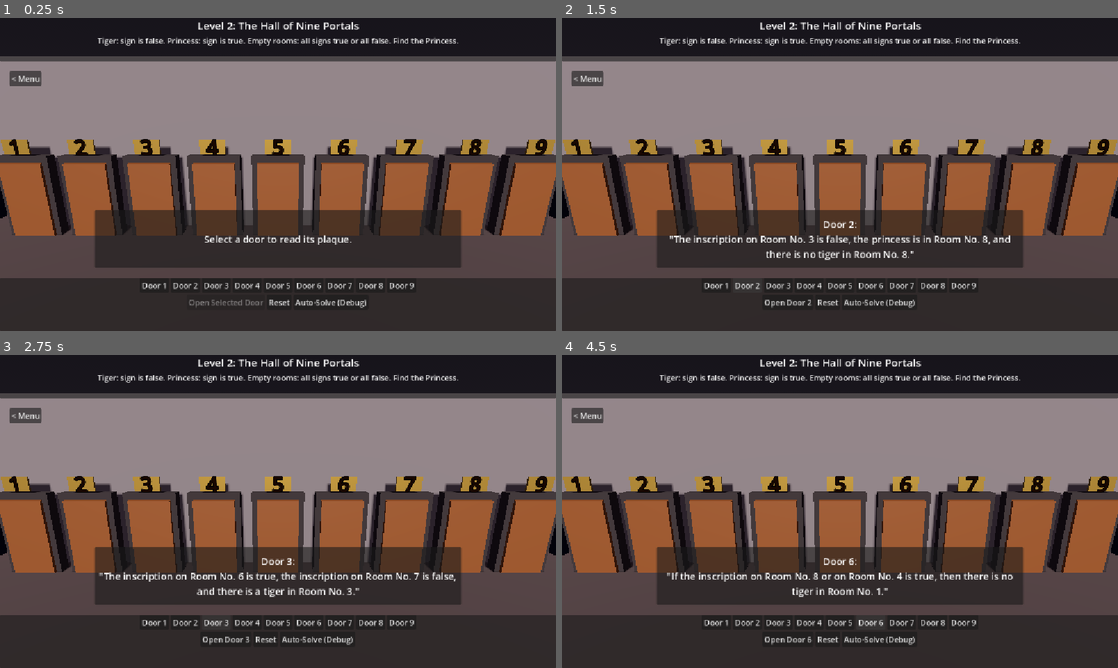
Above: before the commit, frames 1-4 (two rows, left to right).
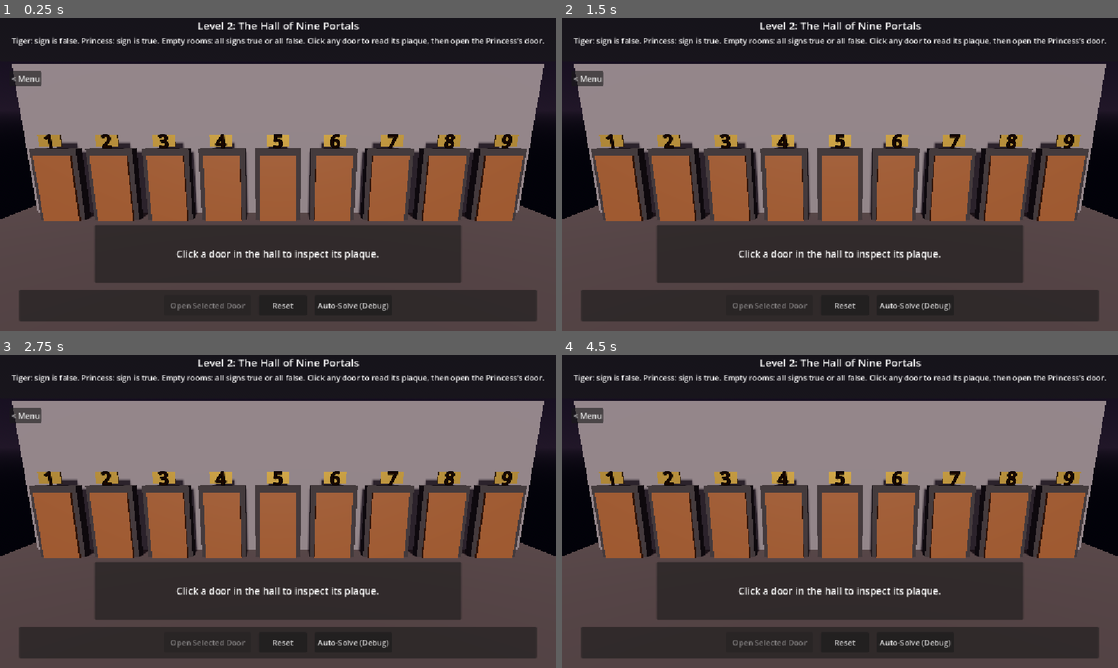
Above: after the commit, the same moments.

Repository: eytschjey/seproject
Game: Godot game, scene res://scenes/levels/Level02_NinePortals.tscn
The game is run twice, just before and just after one commit, with the same random seed, the same clock (stepped at 60 frames per second) and the same inputs. This scene is started directly instead of the project's main scene.
Inputs (mouse positions are in pixels of both pictures, inside the frame that each line leads up to):
- Up to frame 1 (0.25 s): no input
- Up to frame 2 (1.5 s): click (717, 284) at 0.5 s, where only the run before the commit has a clickable "Door 1"; click (745, 284) at 1.25 s, where only the run before the commit has a clickable "Door 2"
- Up to frame 3 (2.75 s): click (216, 621) at 2 s, where only the run before the commit has a clickable "Door 3"
- Up to frame 4 (4.5 s): click (806, 621) at 2.75 s, where only the run before the commit has a clickable "Door 4"; click (840, 621) at 3.5 s, where only the run before the commit has a clickable "Door 5"; click (873, 621) at 4.25 s, where only the run before the commit has a clickable "Door 6"

The runs differ from the first frame. In frame 1, 37% of the frame differs, in the area x 0-100%, y 6-100%; in frame 2, 38%; in frame 3, 38%; in frame 4, 38%.

Commit message:
Select doors via 3D object clicks in Level 2 and update docs

Diff:
--- a/scenes/levels/Level02_NinePortals.tscn
+++ b/scenes/levels/Level02_NinePortals.tscn
@@ -53,7 +53,7 @@
 shadow_enabled = true
 
 [node name="Camera3D" type="Camera3D" parent="."]
-transform = Transform3D(1, 0, 0, 0, 0.965926, 0.258819, 0, -0.258819, 0.965926, 0, 5.2, 10.5)
+transform = Transform3D(1, 0, 0, 0, 0.978148, 0.207912, 0, -0.207912, 0.978148, 0, 4.6, 12.2)
 fov = 55.0
 
 [node name="Hall" type="Node3D" parent="."]
@@ -468,7 +468,7 @@
 [node name="StatusLabel" type="Label" parent="UI/RootControl/HeaderPanel/HeaderBox"]
 unique_name_in_owner = true
 layout_mode = 2
-text = "Tiger: sign is false. Princess: sign is true. Empty rooms: all signs true or all false. Find the Princess."
+text = "Tiger: sign is false. Princess: sign is true. Empty rooms: all signs true or all false. Click any door to read its plaque, then open the Princess's door."
 horizontal_alignment = 1
 autowrap_mode = 3
 
@@ -481,9 +481,9 @@
 anchor_right = 0.5
 anchor_bottom = 1.0
 offset_left = -380.0
-offset_top = -250.0
+offset_top = -220.0
 offset_right = 380.0
-offset_bottom = -130.0
+offset_bottom = -100.0
 grow_horizontal = 2
 grow_vertical = 0
 
@@ -491,7 +491,7 @@
 unique_name_in_owner = true
 layout_mode = 2
 theme_override_font_sizes/font_size = 20
-text = "Select a door to read its plaque."
+text = "Click a door in the hall to inspect its plaque."
 horizontal_alignment = 1
 vertical_alignment = 1
 autowrap_mode = 3
@@ -526,34 +526,37 @@
 anchor_top = 1.0
 anchor_right = 1.0
 anchor_bottom = 1.0
-offset_top = -110.0
+offset_left = 40.0
+offset_top = -85.0
+offset_right = -40.0
+offset_bottom = -20.0
 grow_horizontal = 2
 grow_vertical = 0
 
 [node name="ActionBox" type="VBoxContainer" parent="UI/RootControl/ActionBar"]
 layout_mode = 2
-
-[node name="DoorButtons" type="HBoxContainer" parent="UI/RootControl/ActionBar/ActionBox"]
-unique_name_in_owner = true
-layout_mode = 2
 alignment = 1
 
 [node name="ControlButtons" type="HBoxContainer" parent="UI/RootControl/ActionBar/ActionBox"]
 layout_mode = 2
+theme_override_constants/separation = 16
 alignment = 1
 
 [node name="BtnOpen" type="Button" parent="UI/RootControl/ActionBar/ActionBox/ControlButtons"]
 unique_name_in_owner = true
+custom_minimum_size = Vector2(180, 42)
 layout_mode = 2
 disabled = true
 text = "Open Selected Door"
 
 [node name="BtnReset" type="Button" parent="UI/RootControl/ActionBar/ActionBox/ControlButtons"]
 unique_name_in_owner = true
+custom_minimum_size = Vector2(100, 42)
 layout_mode = 2
 text = "Reset"
 
 [node name="BtnSolve" type="Button" parent="UI/RootControl/ActionBar/ActionBox/ControlButtons"]
 unique_name_in_owner = true
+custom_minimum_size = Vector2(160, 42)
 layout_mode = 2
 text = "Auto-Solve (Debug)"
--- a/scripts/levels/Level02Controller.gd
+++ b/scripts/levels/Level02Controller.gd
@@ -2,10 +2,11 @@
 
 ## Level 02 Controller: 3D greybox presentation of the Hall of Nine Portals.
 ## Decoupled from the rules: all decisions are made by NinePortalsLogic.
+## Direct 3D interaction: Click any door or plaque in the 3D hall to select and inspect it.
 
 const Logic = preload("res://scripts/logic/NinePortalsLogic.gd")
 
-@onready var door_buttons_box: HBoxContainer = %DoorButtons
+@onready var camera: Camera3D = $Camera3D
 @onready var btn_open: Button = %BtnOpen
 @onready var btn_reset: Button = %BtnReset
 @onready var btn_solve: Button = %BtnSolve
@@ -20,13 +21,22 @@
 const NEXT_LEVEL_DELAY: float = 4.0
 @export var auto_solve_delay: float = 0.22
 
+const COLOR_PLAQUE_IDLE := Color(0.78, 0.65, 0.3)
+const COLOR_PLAQUE_INSPECTED := Color(0.9, 0.78, 0.4)
+const COLOR_PLAQUE_SELECTED := Color(1.0, 0.92, 0.45)
+const COLOR_FRAME_IDLE := Color(0.2, 0.18, 0.17)
+const COLOR_FRAME_SELECTED := Color(0.55, 0.45, 0.22)
+
 var logic: RefCounted
-var door_buttons: Array[Button] = []
-var selected: int = 0 # 0 = nothing selected, else room number 1..9
+var door_areas: Dictionary = {}        # Area3D -> room number (1..9)
+var plaque_materials: Dictionary = {}  # room -> StandardMaterial3D
+var frame_materials: Dictionary = {}   # room -> StandardMaterial3D
+var selected: int = 0                  # 0 = nothing selected, else room number 1..9
+var hovered_door: int = 0
 var is_animating: bool = false
 var is_auto_solving: bool = false
-var content_nodes: Dictionary = {} # room -> Node3D spawned behind the door
-var inspected: Dictionary = {}     # room -> true once its plaque was read
+var content_nodes: Dictionary = {}     # room -> Node3D spawned behind the door
+var inspected: Dictionary = {}         # room -> true once its plaque was read
 
 func _ready() -> void:
 	logic = Logic.new()
@@ -35,12 +45,7 @@
 	logic.puzzle_solved.connect(_on_puzzle_solved)
 	logic.move_executed.connect(_on_move_executed)
 
-	for n in range(1, Logic.DOOR_COUNT + 1):
-		var b := Button.new()
-		b.text = "Door %d" % n
-		b.pressed.connect(_on_door_button_pressed.bind(n))
-		door_buttons_box.add_child(b)
-		door_buttons.append(b)
+	_setup_door_interactions()
 	btn_open.pressed.connect(_on_open_pressed)
 	btn_reset.pressed.connect(_on_reset_pressed)
 	btn_solve.pressed.connect(_on_solve_pressed)
@@ -50,9 +55,85 @@
 func _door(n: int) -> Node3D:
 	return get_node("Doors/Door%d" % n)
 
-func _on_door_button_pressed(n: int) -> void:
-	if is_auto_solving:
-		stop_auto_solve()
+func _setup_door_interactions() -> void:
+	var hitbox_shape := BoxShape3D.new()
+	hitbox_shape.size = Vector3(2.0, 3.9, 0.8)
+
+	for n in range(1, Logic.DOOR_COUNT + 1):
+		var door_node := _door(n)
+
+		var plaque_mat := StandardMaterial3D.new()
+		plaque_mat.albedo_color = COLOR_PLAQUE_IDLE
+		plaque_mat.metallic = 0.7
+		plaque_mat.roughness = 0.4
+		plaque_mat.emission_enabled = true
+		var plaque_box: CSGBox3D = door_node.get_node("Plaque")
+		plaque_box.material = plaque_mat
+		plaque_materials[n] = plaque_mat
+
+		var frame_mat := StandardMaterial3D.new()
+		frame_mat.albedo_color = COLOR_FRAME_IDLE
+		frame_mat.roughness = 0.85
+		frame_mat.emission_enabled = true
+		var frame_box: CSGBox3D = door_node.get_node("Frame")
+		frame_box.material = frame_mat
+		frame_materials[n] = frame_mat
+
+		var area := Area3D.new()
+		area.name = "ClickArea"
+		var col := CollisionShape3D.new()
+		col.shape = hitbox_shape
+		col.position = Vector3(0, 1.9, 0.0)
+		area.add_child(col)
+		door_node.add_child(area)
+		door_areas[area] = n
+
+		area.mouse_entered.connect(_on_door_mouse_entered.bind(n))
+		area.mouse_exited.connect(_on_door_mouse_exited.bind(n))
+
+func _unhandled_input(event: InputEvent) -> void:
+	if event is InputEventMouseButton and event.pressed and not event.is_echo() and event.button_index == MOUSE_BUTTON_LEFT:
+		_handle_screen_click(event.position)
+
+func _handle_screen_click(screen_pos: Vector2) -> void:
+	if is_animating or camera == null:
+		return
+	var from := camera.project_ray_origin(screen_pos)
+	var to := from + camera.project_ray_normal(screen_pos) * 100.0
+	var space := get_world_3d().direct_space_state
+	var query := PhysicsRayQueryParameters3D.create(from, to)
+	query.collide_with_areas = true
+	query.collide_with_bodies = false
+	var result := space.intersect_ray(query)
+	if result.is_empty():
+		return
+	var col = result.collider
+	if door_areas.has(col):
+		click_door(door_areas[col])
+
+func _on_door_mouse_entered(n: int) -> void:
+	if is_animating or logic.is_failed or logic.is_solved:
+		return
+	hovered_door = n
+	DisplayServer.cursor_set_shape(DisplayServer.CURSOR_POINTING_HAND)
+	create_tween().set_trans(Tween.TRANS_SINE).set_ease(Tween.EASE_OUT).tween_property(
+		_door(n), "scale", Vector3(1.04, 1.04, 1.04), 0.14
+	)
+
+func _on_door_mouse_exited(n: int) -> void:
+	if hovered_door == n:
+		hovered_door = 0
+		DisplayServer.cursor_set_shape(DisplayServer.CURSOR_ARROW)
+	create_tween().set_trans(Tween.TRANS_SINE).set_ease(Tween.EASE_OUT).tween_property(
+		_door(n), "scale", Vector3.ONE, 0.14
+	)
+
+## Public entry point for clicking a door in 3D or tests.
+func click_door(n: int) -> void:
+	if is_auto_solving:
+		stop_auto_solve()
+	if is_animating:
+		return
 	_select_door(n)
 
 func _select_door(n: int) -> void:
@@ -206,6 +287,7 @@
 	banner.visible = true
 	banner_label.text = "You failed!\nPress Reset to try again."
 	banner_label.modulate = Color(1.0, 0.35, 0.35)
+	DisplayServer.cursor_set_shape(DisplayServer.CURSOR_ARROW)
 
 func _on_puzzle_solved() -> void:
 	if is_auto_solving:
@@ -215,6 +297,7 @@
 	banner.visible = true
 	banner_label.text = "PUZZLE SOLVED!\nThe Princess is behind Door %d. The Royal Sigil is yours!" % logic.princess_room()
 	banner_label.modulate = Color(0.35, 1.0, 0.45)
+	DisplayServer.cursor_set_shape(DisplayServer.CURSOR_ARROW)
 	_proceed_to_next_level()
 
 ## Auto-advance to Level 3 a few seconds after victory so the player can see the result.
@@ -226,10 +309,23 @@
 
 func _update_ui() -> void:
 	var game_over: bool = logic.is_failed or logic.is_solved
-	for i in door_buttons.size():
-		var n := i + 1
-		door_buttons[i].text = ("Door %d%s" % [n, " (open)" if logic.opened[i] else ""])
-		door_buttons[i].disabled = is_animating
+	for n in range(1, Logic.DOOR_COUNT + 1):
+		if plaque_materials.has(n):
+			var p_mat: StandardMaterial3D = plaque_materials[n]
+			if n == selected:
+				p_mat.albedo_color = COLOR_PLAQUE_SELECTED
+				p_mat.emission = COLOR_PLAQUE_SELECTED * 0.45
+			elif inspected.has(n):
+				p_mat.albedo_color = COLOR_PLAQUE_INSPECTED
+				p_mat.emission = COLOR_PLAQUE_INSPECTED * 0.15
+			else:
+				p_mat.albedo_color = COLOR_PLAQUE_IDLE
+				p_mat.emission = Color.BLACK
+		if frame_materials.has(n):
+			var f_mat: StandardMaterial3D = frame_materials[n]
+			f_mat.albedo_color = COLOR_FRAME_SELECTED if n == selected else COLOR_FRAME_IDLE
+			f_mat.emission = COLOR_FRAME_SELECTED * 0.35 if n == selected else Color.BLACK
+
 	btn_open.disabled = (
 		is_animating or game_over or selected == 0 or logic.opened[selected - 1]
 	)
--- a/tests/TestLevel02Scene.gd
+++ b/tests/TestLevel02Scene.gd
@@ -1,6 +1,6 @@
 extends SceneTree
 
-# Plays through the real UI buttons: wrong door (tiger), reset, empty door, then the princess.
+# Plays through Level 2 via direct 3D door clicks: wrong door (tiger), reset, empty door, and auto-solver.
 var checks_failed: int = 0
 
 func check(cond: bool, msg: String) -> void:
@@ -11,12 +11,16 @@
 func _init() -> void:
 	var s = load("res://scenes/levels/Level02_NinePortals.tscn").instantiate()
 	root.add_child(s)
-	await process_frame
-	check(s.door_buttons.size() == 9, "Nine door buttons created")
+	await physics_frame
+	await physics_frame
+	check(s.door_areas.size() == 9, "Nine 3D door click areas created")
 	check(s.btn_open.disabled, "Open disabled before selecting a door")
 
 	var tiger_rm: int = s.logic.tiger_room()
-	s.door_buttons[tiger_rm - 1].pressed.emit()
+	var tiger_door_pos: Vector3 = s._door(tiger_rm).global_position + Vector3(0, 1.5, 0)
+	var tiger_screen_pos: Vector2 = s.camera.unproject_position(tiger_door_pos)
+	s._handle_screen_click(tiger_screen_pos)
+	check(s.selected == tiger_rm, "Single 3D screen click selects the door")
 	check(s.plaque_label.text.contains(s.logic.get_inscription(tiger_rm)), "Plaque for selected door displayed")
 	s.btn_open.pressed.emit()
 	await create_timer(1.1).timeout
@@ -34,7 +38,9 @@
 	check(s.plaque_label.text.contains(s.logic.get_inscription(tiger_rm)), "Reset updates displayed plaque inscription")
 
 	var empty_rm: int = s.logic.empty_room()
-	s.door_buttons[empty_rm - 1].pressed.emit()
+	var empty_door_pos: Vector3 = s._door(empty_rm).global_position + Vector3(0, 1.5, 0)
+	s._handle_screen_click(s.camera.unproject_position(empty_door_pos))
+	check(s.selected == empty_rm, "3D click selects empty door")
 	s.btn_open.pressed.emit()
 	await create_timer(1.1).timeout
 	check(not s.logic.is_failed and not s.logic.is_solved, "Empty room keeps the game going")
Not shown, changed: AGENTS.md
Not shown, changed: HANDOVER.md
